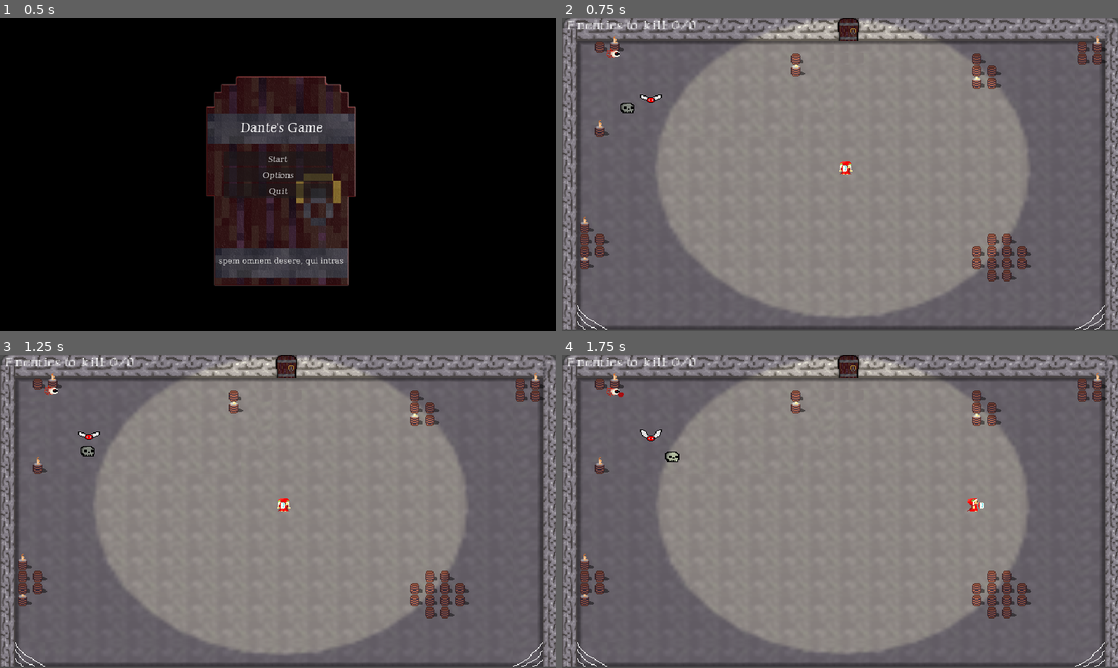
Above: before the commit, frames 1-4 (two rows, left to right).
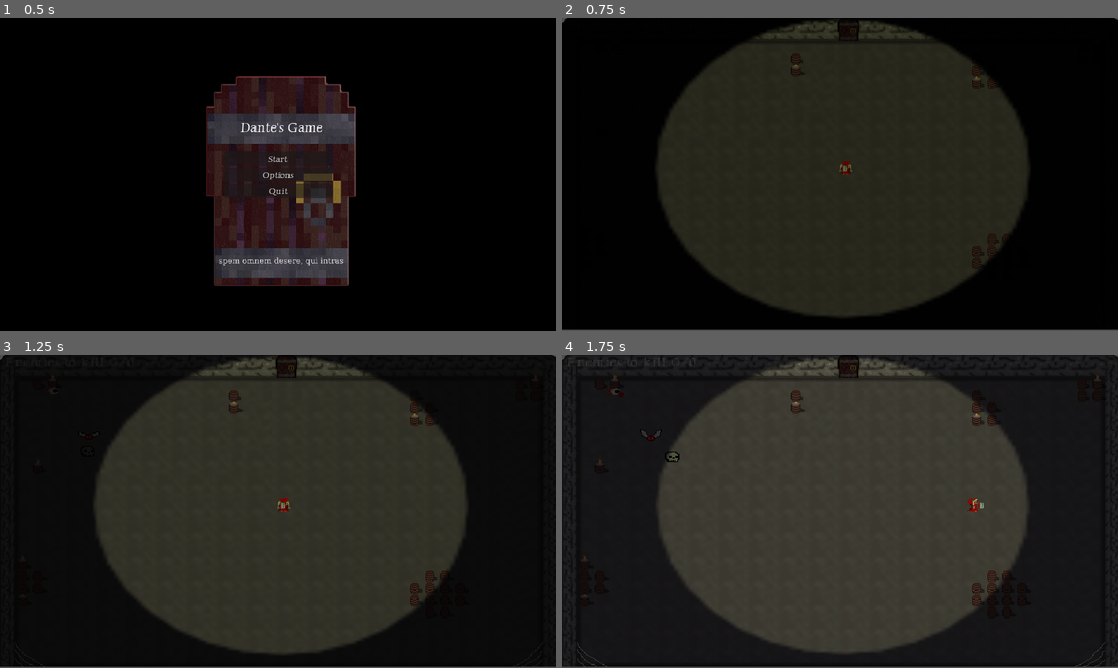
Above: after the commit, the same moments.

Repository: Ivan29020/Dantes-Reinterpretation
Game: Godot game, scene res://Menu/menu.tscn
Two runs of this game, one before a commit and one after it. Both use one fixed random seed, a clock stepped at 60 frames per second and the inputs below. The engine's default icon, where the game draws it, is replaced by a stand-in: a white triangle on a blue panel in a dark square.
Inputs (mouse positions are in pixels of both pictures, inside the frame that each line leads up to):
- Up to frame 1 (0.5 s): no input
- Up to frame 2 (0.75 s): click "Start" at 0.5 s
- Up to frame 3 (1.25 s): no input
- Up to frame 4 (1.75 s): move the mouse to (962, 495) at 1.27 s; hold Right (button_right) from 1.28 s (still down); tap E (button3) at 1.35 s

Frame 1 is identical in both runs. In frame 2, 99% of the frame differs, in the area x 0-100%, y 0-100%; in frame 3, 99%; in frame 4, 99%.

Commit message:
buff/debuff e fade

Diff:
--- /dev/null
+++ b/Nemici/Upgrades.gd
@@ -0,0 +1,126 @@
+extends Control
+
+# texture/descrizione
+var move_to
+
+const NBUFF = 4
+var buff : Dictionary = {
+	1 : ["res://Grafiche/Stats/Attack Up Power Up.png","Attack damage Up"],
+	2 : ["res://Grafiche/Stats/Attack Speed Up Power Up.png","Attack Speed Up"],
+	3 : ["res://Grafiche/Stats/Defence Up Buff.png","Defence Up"],
+	4 : ["res://Grafiche/Stats/Speed Up power up.png","Speed Up"]
+}
+
+const NDEBUFF = 4
+var debuff : Dictionary = {
+	1 : ["res://Grafiche/Stats/Attack Down Debuff.png","Attack damage down"],
+	2 : ["res://Grafiche/Stats/Attack Speed Down Debuff.png","Attack Speed Down"],
+	3 : ["res://Grafiche/Stats/Defence Down Debuff.png","Defence Down"],
+	4 : ["res://Grafiche/Stats/Speed Down Debuff.png","Speed Down"]
+}
+
+var random = RandomNumberGenerator.new()
+var arr = [0,0,0]
+var is_debuff : bool = false
+
+var is_hardmode : bool = false
+var is_forced : bool = false
+
+func visibility(vis):
+	visible = vis
+	$CanvasLayer.visible = vis
+	$CanvasLayer/MarginContainer/HBoxContainer/MarginContainer/Button1.disabled = !vis
+	$CanvasLayer/MarginContainer/HBoxContainer/MarginContainer2/Button2.disabled = !vis
+	$CanvasLayer/MarginContainer/HBoxContainer/MarginContainer3/Button3.disabled = !vis
+
+func start_selection():
+	select_buff()
+	is_hardmode = Global.Killcount.hard_active
+	is_forced = Global.Killcount.is_forced_hard
+
+func select_buff():
+	generate(NBUFF)
+	set_graphics_buff()
+	is_debuff = false
+
+func select_debuff():
+	generate(NDEBUFF)
+	set_graphics_debuff()
+	is_debuff = true
+
+func generate(num):
+	random.randomize()
+	var i = 2
+	while i >= 0:
+		var cont = false
+		var n  = (randi() % num) + 1
+		for elem in arr:
+			if elem == n:
+				cont = true
+		if cont:
+			continue
+		arr[i] = n
+		i -= 1
+
+func set_graphics_buff():
+	$CanvasLayer/MarginContainer/HBoxContainer/MarginContainer/Up1/TextureRect.texture = load(buff[arr[0]][0])
+	$CanvasLayer/MarginContainer/HBoxContainer/MarginContainer/Up1/Label.text = buff[arr[0]][1]
+	$CanvasLayer/MarginContainer/HBoxContainer/MarginContainer2/Up2/TextureRect.texture = load(buff[arr[1]][0])
+	$CanvasLayer/MarginContainer/HBoxContainer/MarginContainer2/Up2/Label.text = buff[arr[1]][1]
+	$CanvasLayer/MarginContainer/HBoxContainer/MarginContainer3/Up3/TextureRect.texture = load(buff[arr[2]][0])
+	$CanvasLayer/MarginContainer/HBoxContainer/MarginContainer3/Up3/Label.text = buff[arr[2]][1]
+
+func set_graphics_debuff():
+	$CanvasLayer/MarginContainer/HBoxContainer/MarginContainer/Up1/TextureRect.texture = load(debuff[arr[0]][0])
+	$CanvasLayer/MarginContainer/HBoxContainer/MarginContainer/Up1/Label.text = debuff[arr[0]][1]
+	$CanvasLayer/MarginContainer/HBoxContainer/MarginContainer2/Up2/TextureRect.texture = load(debuff[arr[1]][0])
+	$CanvasLayer/MarginContainer/HBoxContainer/MarginContainer2/Up2/Label.text = debuff[arr[1]][1]
+	$CanvasLayer/MarginContainer/HBoxContainer/MarginContainer3/Up3/TextureRect.texture = load(debuff[arr[2]][0])
+	$CanvasLayer/MarginContainer/HBoxContainer/MarginContainer3/Up3/Label.text = debuff[arr[2]][1]
+
+func buff_effects(idbuff):
+	match idbuff:
+		1:
+			StatManager.damage += 5
+		2:
+			StatManager.attack_speed += 0.2
+		3:
+			StatManager.defence += 10
+		4:
+			StatManager.speed += 15
+
+func debuff_effects(iddebuff):
+	match iddebuff:
+		1:
+			StatManager.damage -= 5
+		2:
+			StatManager.attack_speed-= 0.2
+		3:
+			StatManager.defence -= 10
+		4:
+			StatManager.speed -= 15
+
+func select(selection):
+	if is_debuff:
+		debuff_effects(arr[selection])
+		get_tree().change_scene_to_file(move_to)
+		return
+	buff_effects(arr[selection])
+	if is_hardmode:
+		select_buff()
+		is_hardmode = false
+		return
+	if is_forced:
+		select_debuff()
+		is_forced = false
+		return
+	get_tree().change_scene_to_file(move_to)
+
+func _on_button_1_pressed():
+	select(0)
+
+func _on_button_2_pressed():
+	select(1)
+
+func _on_button_3_pressed():
+	select(2)
--- /dev/null
+++ b/Nemici/Upgrades.tscn
@@ -0,0 +1,134 @@
+[gd_scene load_steps=6 format=3 uid="uid://coqwac37spe02"]
+
+[ext_resource type="Script" path="res://Nemici/Upgrades.gd" id="1_80xha"]
+[ext_resource type="Texture2D" uid="uid://dqdslcwwxe5hu" path="res://Grafiche/Stats/Attack Up Power Up.png" id="2_xweer"]
+[ext_resource type="Texture2D" uid="uid://b7pf7i5faad64" path="res://Grafiche/Stats/Defence Up Buff.png" id="3_7be3a"]
+[ext_resource type="Texture2D" uid="uid://ykvjfvmol23o" path="res://Grafiche/Stats/Speed Up power up.png" id="4_0lqvt"]
+[ext_resource type="FontFile" uid="uid://dtkns46skkw" path="res://Grafiche/font/LuxuriousRoman-Regular.ttf" id="5_a8vb2"]
+
+[node name="Upgrades" type="Control"]
+visible = false
+layout_mode = 3
+anchors_preset = 15
+anchor_right = 1.0
+anchor_bottom = 1.0
+grow_horizontal = 2
+grow_vertical = 2
+mouse_filter = 1
+script = ExtResource("1_80xha")
+
+[node name="CanvasLayer" type="CanvasLayer" parent="."]
+visible = false
+
+[node name="ColorRect" type="ColorRect" parent="CanvasLayer"]
+anchors_preset = 15
+anchor_right = 1.0
+anchor_bottom = 1.0
+grow_horizontal = 2
+grow_vertical = 2
+mouse_filter = 2
+color = Color(0.117647, 0.0745098, 0.0784314, 1)
+
+[node name="MarginContainer" type="MarginContainer" parent="CanvasLayer"]
+anchors_preset = 15
+anchor_right = 1.0
+anchor_bottom = 1.0
+grow_horizontal = 2
+grow_vertical = 2
+theme_override_constants/margin_left = 100
+theme_override_constants/margin_top = 100
+theme_override_constants/margin_right = 100
+theme_override_constants/margin_bottom = 100
+
+[node name="HBoxContainer" type="HBoxContainer" parent="CanvasLayer/MarginContainer"]
+layout_mode = 2
+theme_override_constants/separation = 50
+
+[node name="MarginContainer" type="MarginContainer" parent="CanvasLayer/MarginContainer/HBoxContainer"]
+layout_mode = 2
+size_flags_horizontal = 3
+
+[node name="Up1" type="VBoxContainer" parent="CanvasLayer/MarginContainer/HBoxContainer/MarginContainer"]
+layout_mode = 2
+size_flags_horizontal = 3
+
+[node name="TextureRect" type="TextureRect" parent="CanvasLayer/MarginContainer/HBoxContainer/MarginContainer/Up1"]
+layout_mode = 2
+texture = ExtResource("2_xweer")
+expand_mode = 4
+
+[node name="Label" type="Label" parent="CanvasLayer/MarginContainer/HBoxContainer/MarginContainer/Up1"]
+layout_mode = 2
+theme_override_fonts/font = ExtResource("5_a8vb2")
+theme_override_font_sizes/font_size = 35
+text = "ATK up"
+horizontal_alignment = 1
+
+[node name="Button1" type="Button" parent="CanvasLayer/MarginContainer/HBoxContainer/MarginContainer"]
+layout_mode = 2
+disabled = true
+flat = true
+
+[node name="MarginContainer2" type="MarginContainer" parent="CanvasLayer/MarginContainer/HBoxContainer"]
+layout_mode = 2
+size_flags_horizontal = 3
+
+[node name="Up2" type="VBoxContainer" parent="CanvasLayer/MarginContainer/HBoxContainer/MarginContainer2"]
+layout_mode = 2
+size_flags_horizontal = 3
+
+[node name="TextureRect" type="TextureRect" parent="CanvasLayer/MarginContainer/HBoxContainer/MarginContainer2/Up2"]
+layout_mode = 2
+texture = ExtResource("3_7be3a")
+expand_mode = 4
+
+[node name="Label" type="Label" parent="CanvasLayer/MarginContainer/HBoxContainer/MarginContainer2/Up2"]
+layout_mode = 2
+theme_override_fonts/font = ExtResource("5_a8vb2")
+theme_override_font_sizes/font_size = 35
+text = "DEF up"
+horizontal_alignment = 1
+
+[node name="Button2" type="Button" parent="CanvasLayer/MarginContainer/HBoxContainer/MarginContainer2"]
+layout_mode = 2
+disabled = true
+flat = true
+
+[node name="MarginContainer3" type="MarginContainer" parent="CanvasLayer/MarginContainer/HBoxContainer"]
+layout_mode = 2
+size_flags_horizontal = 3
+
+[node name="Up3" type="VBoxContainer" parent="CanvasLayer/MarginContainer/HBoxContainer/MarginContainer3"]
+layout_mode = 2
+size_flags_horizontal = 3
+
+[node name="TextureRect" type="TextureRect" parent="CanvasLayer/MarginContainer/HBoxContainer/MarginContainer3/Up3"]
+layout_mode = 2
+texture = ExtResource("4_0lqvt")
+expand_mode = 4
+
+[node name="Label" type="Label" parent="CanvasLayer/MarginContainer/HBoxContainer/MarginContainer3/Up3"]
+layout_mode = 2
+theme_override_fonts/font = ExtResource("5_a8vb2")
+theme_override_font_sizes/font_size = 35
+text = "Speed up"
+horizontal_alignment = 1
+
+[node name="Button3" type="Button" parent="CanvasLayer/MarginContainer/HBoxContainer/MarginContainer3"]
+layout_mode = 2
+disabled = true
+flat = true
+
+[node name="Label" type="Label" parent="."]
+layout_mode = 2
+offset_left = 496.0
+offset_top = 646.0
+offset_right = 1776.0
+offset_bottom = 692.0
+theme_override_fonts/font = ExtResource("5_a8vb2")
+theme_override_font_sizes/font_size = 35
+text = "Choose an upgrade"
+
+[connection signal="pressed" from="CanvasLayer/MarginContainer/HBoxContainer/MarginContainer/Button1" to="." method="_on_button_1_pressed"]
+[connection signal="pressed" from="CanvasLayer/MarginContainer/HBoxContainer/MarginContainer2/Button2" to="." method="_on_button_2_pressed"]
+[connection signal="pressed" from="CanvasLayer/MarginContainer/HBoxContainer/MarginContainer3/Button3" to="." method="_on_button_3_pressed"]
--- a/Scena/Area2D1.gd
+++ b/Scena/Area2D1.gd
@@ -25,4 +25,7 @@
 	if entered == true:
 		if Input.is_action_just_pressed("button3"):
 			if is_open == true:
-				get_tree().change_scene_to_file(scena)
+				Global.upgrades.move_to = scena
+				Global.fade.get_node("fades").play("fade_out")
+				Global.fade.is_fading = true
+				Global.Restrizione.visible = false
--- a/Scena/piano_1.tscn
+++ b/Scena/piano_1.tscn
@@ -9,6 +9,7 @@
 [ext_resource type="PackedScene" uid="uid://bf1nylkor0d57" path="res://Nemici/nemico_ranged.tscn" id="7_8bqs5"]
 [ext_resource type="PackedScene" uid="uid://dp08rxofkmkal" path="res://Nemici/mosca_ranged.tscn" id="8_bhxh3"]
 [ext_resource type="PackedScene" uid="uid://l8n6m8hpus4q" path="res://Sistemi/Spawner.tscn" id="9_jat7c"]
+[ext_resource type="PackedScene" uid="uid://bvumkdoysumuq" path="res://Sistemi/fade.tscn" id="10_8cfxv"]
 
 [node name="Piano 1" type="Node2D"]
 
@@ -27,11 +28,6 @@
 offset_bottom = 1.0
 metadata/_edit_use_anchors_ = true
 
-[node name="Restrizione" parent="." instance=ExtResource("6_wl6vh")]
-position = Vector2(300, 201)
-max_dimensione = 200
-dimensione = 200
-
 [node name="nemico_base" parent="." instance=ExtResource("6_nwqe6")]
 position = Vector2(60, 117)
 
@@ -49,3 +45,10 @@
 position = Vector2(115, 174)
 id = 4
 hard_mode = true
+
+[node name="Restrizione" parent="." instance=ExtResource("6_wl6vh")]
+position = Vector2(300, 201)
+max_dimensione = 200
+dimensione = 200
+
+[node name="CanvasModulate" parent="." instance=ExtResource("10_8cfxv")]
--- a/Scena/tile_map.tscn
+++ b/Scena/tile_map.tscn
@@ -31,6 +31,7 @@
 [ext_resource type="Texture2D" uid="uid://bntypsv7e21bb" path="res://Grafiche/stanza completa/Pavimento angolo up dx.png" id="29_3x10y"]
 [ext_resource type="Texture2D" uid="uid://bvuf5sx1ncpt" path="res://Grafiche/stanza completa/Pavimento angolo bs sx.png" id="30_pp72w"]
 [ext_resource type="Texture2D" uid="uid://cfe4fsx625db1" path="res://Grafiche/stanza completa/Pavimento angolo bs dx.png" id="31_r05v6"]
+[ext_resource type="PackedScene" uid="uid://coqwac37spe02" path="res://Nemici/Upgrades.tscn" id="32_fstyl"]
 
 [sub_resource type="PhysicsMaterial" id="PhysicsMaterial_oqj7j"]
 
@@ -491,3 +492,5 @@
 [node name="Camera2D" type="Camera2D" parent="."]
 position = Vector2(295, 210)
 zoom = Vector2(2.17, 1.73)
+
+[node name="Upgrades" parent="Camera2D" instance=ExtResource("32_fstyl")]
--- a/Sistemi/Global.gd
+++ b/Sistemi/Global.gd
@@ -4,6 +4,8 @@
 var Restrizione
 var Killcount
 var tree
+var upgrades
+var fade
 
 func scene_changed():
 	if !get_tree().current_scene.name == "Menu":
@@ -11,3 +13,8 @@
 		Giocatore = tree.get_node("Giocatore")
 		Restrizione = tree.get_node("Restrizione")
 		Killcount = tree.get_node("Killcounter")
+		upgrades = tree.get_node("TileMap").get_node("Camera2D").get_node("Upgrades")
+		fade = tree.get_node("CanvasModulate")
+		fade.get_node("fades").play("fade_in")
+		StatManager.reset()
+		StatManager.set_stats()
--- a/Sistemi/Killcounter.gd
+++ b/Sistemi/Killcounter.gd
@@ -6,7 +6,6 @@
 
 var hard_active : bool = false
 var is_forced_hard : bool = false
-
 
 func aggiorna_punteggio(nuovo):
 	punteggio = nuovo
--- a/Sistemi/Killcounter.tscn
+++ b/Sistemi/Killcounter.tscn
@@ -11,6 +11,7 @@
 grow_horizontal = 2
 grow_vertical = 2
 size_flags_vertical = 0
+mouse_filter = 2
 script = ExtResource("1_0fphk")
 
 [node name="Label" type="Label" parent="."]
@@ -28,5 +29,6 @@
 
 [node name="Timer" type="Timer" parent="."]
 wait_time = 8.0
+one_shot = true
 
 [connection signal="timeout" from="Timer" to="." method="_on_timer_timeout"]
--- /dev/null
+++ b/Sistemi/fade.gd
@@ -0,0 +1,8 @@
+extends CanvasModulate
+
+var is_fading = false
+
+func _on_fades_animation_finished(anim_name):
+	if anim_name == "fade_out":
+		Global.upgrades.visibility(true)
+		Global.upgrades.start_selection()
--- /dev/null
+++ b/Sistemi/fade.tscn
@@ -0,0 +1,52 @@
+[gd_scene load_steps=5 format=3 uid="uid://bvumkdoysumuq"]
+
+[ext_resource type="Script" path="res://Sistemi/fade.gd" id="1_ljss8"]
+
+[sub_resource type="Animation" id="Animation_ji8ab"]
+resource_name = "fade_in"
+length = 5.0
+tracks/0/type = "value"
+tracks/0/imported = false
+tracks/0/enabled = true
+tracks/0/path = NodePath(".:color")
+tracks/0/interp = 1
+tracks/0/loop_wrap = true
+tracks/0/keys = {
+"times": PackedFloat32Array(0.1, 5),
+"transitions": PackedFloat32Array(1, 1),
+"update": 0,
+"values": [Color(0, 0, 0, 1), Color(1, 1, 1, 1)]
+}
+
+[sub_resource type="Animation" id="Animation_3ufe3"]
+resource_name = "fade_out"
+length = 5.0
+tracks/0/type = "value"
+tracks/0/imported = false
+tracks/0/enabled = true
+tracks/0/path = NodePath(".:color")
+tracks/0/interp = 1
+tracks/0/loop_wrap = true
+tracks/0/keys = {
+"times": PackedFloat32Array(0.1, 4.9),
+"transitions": PackedFloat32Array(1, 1),
+"update": 0,
+"values": [Color(1, 1, 1, 1), Color(0, 0, 0, 1)]
+}
+
+[sub_resource type="AnimationLibrary" id="AnimationLibrary_iqa86"]
+_data = {
+"fade_in": SubResource("Animation_ji8ab"),
+"fade_out": SubResource("Animation_3ufe3")
+}
+
+[node name="CanvasModulate" type="CanvasModulate"]
+color = Color(0, 0, 0, 1)
+script = ExtResource("1_ljss8")
+
+[node name="fades" type="AnimationPlayer" parent="."]
+libraries = {
+"": SubResource("AnimationLibrary_iqa86")
+}
+
+[connection signal="animation_finished" from="fades" to="." method="_on_fades_animation_finished"]
--- a/Sistemi/restrizione_spazio.gd
+++ b/Sistemi/restrizione_spazio.gd
@@ -33,4 +33,5 @@
 
 func _on_timer_morte_timeout():
 	# Codice per il game over
-	get_tree().change_scene_to_file("res://Menu/menu.tscn")
+	if !Global.fade.is_fading:
+		get_tree().change_scene_to_file("res://Menu/menu.tscn")
--- /dev/null
+++ b/Sistemi/stat_manager.gd
@@ -0,0 +1,24 @@
+extends Node2D
+
+const DEFAULT_DAMAGE = 10
+const DEFAULT_ATKSPEED = 1
+const DEFAULT_DEFENCE = 200
+const DEFAULT_SPEED = 300
+
+var damage : int = DEFAULT_DAMAGE
+var attack_speed : float = DEFAULT_ATKSPEED
+var defence : int = DEFAULT_DEFENCE
+var speed : int = DEFAULT_SPEED
+
+
+func set_stats():
+	Global.Giocatore.get_node("Spawner_proiettili").danno_proiettile = damage
+	Global.Giocatore.get_node("Spawner_proiettili").velocita_fuoco = attack_speed
+	Global.Giocatore.SPEED = speed
+	Global.Restrizione.dimensione = defence
+
+func reset():
+	damage = DEFAULT_DAMAGE
+	attack_speed = DEFAULT_ATKSPEED
+	defence = DEFAULT_DEFENCE
+	speed = DEFAULT_SPEED
--- /dev/null
+++ b/Sistemi/stat_manager.tscn
@@ -0,0 +1,6 @@
+[gd_scene load_steps=2 format=3 uid="uid://dgmxgkyqrru28"]
+
+[ext_resource type="Script" path="res://Sistemi/stat_manager.gd" id="1_2ovom"]
+
+[node name="stat_manager" type="Node2D"]
+script = ExtResource("1_2ovom")
--- a/project.godot
+++ b/project.godot
@@ -22,6 +22,7 @@
 [autoload]
 
 Global="*res://Sistemi/global.tscn"
+StatManager="*res://Sistemi/stat_manager.tscn"
 
 [display]
 
Not shown: 1 places in Scena/piano_1.tscn that only renumber resources
Not shown: 2 places in Scena/tile_map.tscn that only renumber resources
